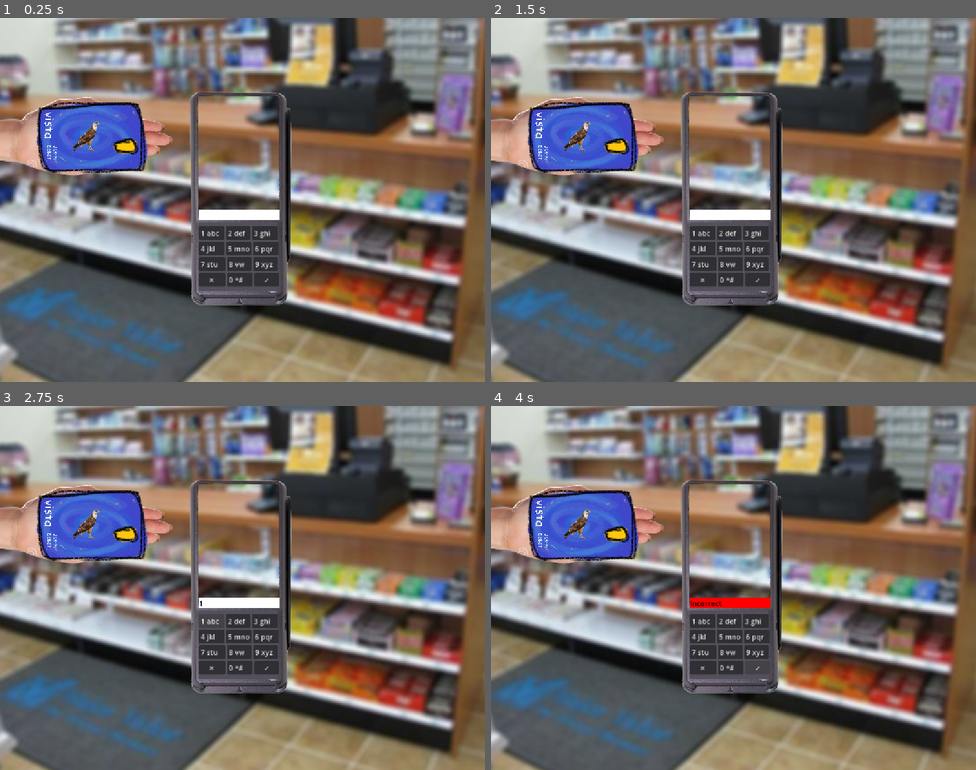
Above: before the commit, frames 1-4 (two rows, left to right).
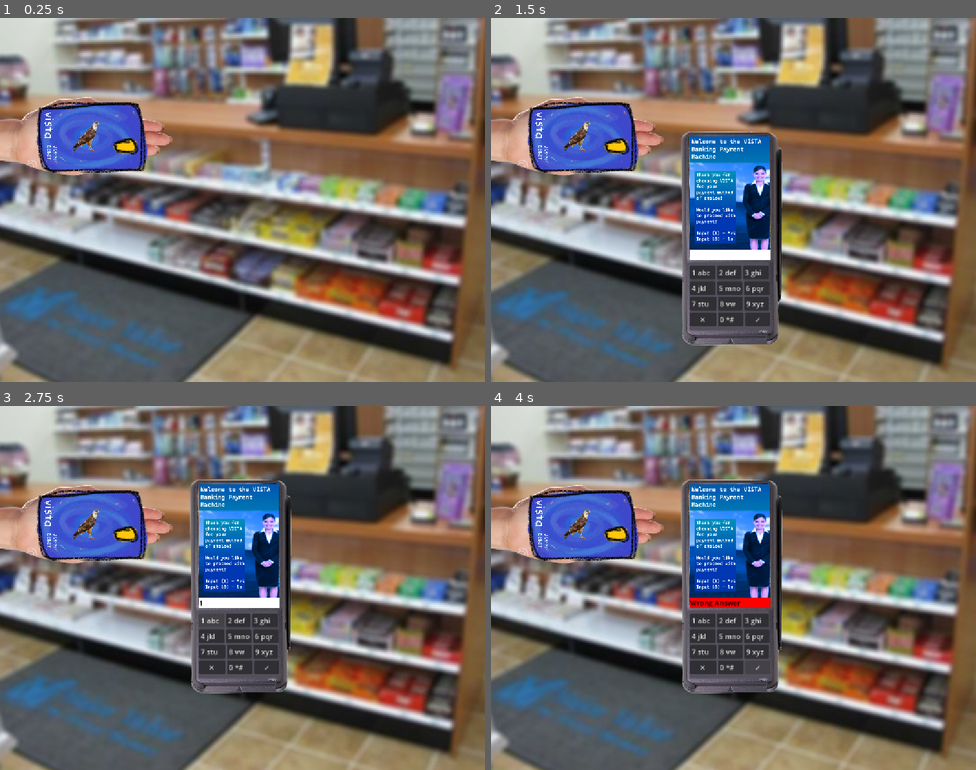
Above: after the commit, the same moments.

Repository: SkidadleSkidoodl/hackathon-malfunction-project
Game: Godot game, scene res://scenes/game.tscn
Same seed, same stepped clock (60 frames per second), same inputs: the game is played once before the commit and once after it.
Inputs (mouse positions are in pixels of both pictures, inside the frame that each line leads up to):
- Up to frame 1 (0.25 s): no input
- Up to frame 2 (1.5 s): click (539, 134) at 0.5 s; click (689, 221) at 1.27 s
- Up to frame 3 (2.75 s): click "1 abc" at 2 s
- Up to frame 4 (4 s): click "0 *#" at 2.75 s; click "✓" at 3.5 s

The runs differ from the first frame. In frame 1, 5.9% of the frame differs, in the area x 39-61%, y 20-79%; in frame 2, 9.5%, in the area x 39-61%, y 20-90%; in frame 3, 5.6%; in frame 4, 5.7%.

Commit message:
finished

Diff:
--- a/scenes/card_reader.tscn
+++ b/scenes/card_reader.tscn
@@ -3,6 +3,48 @@
 [ext_resource type="Texture2D" uid="uid://vn22ihblrxw" path="res://graphics/temp graphics/card reader trans.png" id="1_prywy"]
 [ext_resource type="Script" uid="uid://dwk1g13tllyi3" path="res://scenes/keypad.gd" id="2_35ejc"]
 [ext_resource type="AudioStream" uid="uid://etahfyspu56l" path="res://music/button assorted 45.wav" id="3_hmpvb"]
+[ext_resource type="Texture2D" uid="uid://dnotpcbbkj4ht" path="res://graphics/temp graphics/stage_0_screen.png" id="3_seeos"]
+[ext_resource type="Texture2D" uid="uid://b0co1drahck" path="res://graphics/temp graphics/stage_1_screen.png" id="4_8fyl2"]
+[ext_resource type="Texture2D" uid="uid://bmm7281a1engm" path="res://graphics/temp graphics/stage_2_screen.png" id="5_3mgd4"]
+[ext_resource type="Texture2D" uid="uid://bb3qc2g5i663c" path="res://graphics/temp graphics/stage_3_screen.png" id="6_4b84y"]
+[ext_resource type="AudioStream" uid="uid://bbxfdi5vxq2ad" path="res://music/Windows XP Ding.wav" id="6_udbvg"]
+[ext_resource type="AudioStream" uid="uid://dh8a2qvwuatp" path="res://music/Windows XP Error.wav" id="7_3mgd4"]
+[ext_resource type="AudioStream" uid="uid://cq64x2i1gtx1o" path="res://music/Windows XP Logoff Sound.wav" id="10_l8u7v"]
+
+[sub_resource type="SpriteFrames" id="SpriteFrames_g7bqp"]
+animations = [{
+"frames": [{
+"duration": 1.0,
+"texture": ExtResource("3_seeos")
+}],
+"loop": 1,
+"name": &"stage_0",
+"speed": 5.0
+}, {
+"frames": [{
+"duration": 1.0,
+"texture": ExtResource("4_8fyl2")
+}],
+"loop": 1,
+"name": &"stage_1",
+"speed": 5.0
+}, {
+"frames": [{
+"duration": 1.0,
+"texture": ExtResource("5_3mgd4")
+}],
+"loop": 1,
+"name": &"stage_2",
+"speed": 5.0
+}, {
+"frames": [{
+"duration": 1.0,
+"texture": ExtResource("6_4b84y")
+}],
+"loop": 1,
+"name": &"stage_3",
+"speed": 5.0
+}]
 
 [sub_resource type="DrawableTexture2D" id="DrawableTexture2D_g7bqp"]
 
@@ -21,6 +63,12 @@
 offset_right = 40.0
 offset_bottom = 55.0
 script = ExtResource("2_35ejc")
+
+[node name="screen" type="AnimatedSprite2D" parent="Control" unique_id=1490196820]
+position = Vector2(-8.500003, -119.41667)
+scale = Vector2(0.50277776, 0.5241497)
+sprite_frames = SubResource("SpriteFrames_g7bqp")
+animation = &"stage_3"
 
 [node name="square" type="Sprite2D" parent="Control" unique_id=675379328]
 position = Vector2(-8, 18.999973)
@@ -123,6 +171,15 @@
 [node name="button_press_sfx" type="AudioStreamPlayer2D" parent="Control" unique_id=629496537]
 stream = ExtResource("3_hmpvb")
 
+[node name="ding_sfx" type="AudioStreamPlayer2D" parent="Control" unique_id=2047043062]
+stream = ExtResource("6_udbvg")
+
+[node name="error_sfx" type="AudioStreamPlayer2D" parent="Control" unique_id=811146443]
+stream = ExtResource("7_3mgd4")
+
+[node name="logoff_sfx" type="AudioStreamPlayer2D" parent="Control" unique_id=438373214]
+stream = ExtResource("10_l8u7v")
+
 [connection signal="pressed" from="Control/VBoxContainer/Row 5/1" to="Control" method="_on_1_pressed"]
 [connection signal="pressed" from="Control/VBoxContainer/Row 5/2" to="Control" method="_on_2_pressed"]
 [connection signal="pressed" from="Control/VBoxContainer/Row 5/3" to="Control" method="_on_3_pressed"]
--- a/scenes/game.tscn
+++ b/scenes/game.tscn
@@ -6,6 +6,7 @@
 [ext_resource type="PackedScene" uid="uid://cqxqhnf6vi5xn" path="res://scenes/card_reader.tscn" id="4_p57ef"]
 [ext_resource type="PackedScene" uid="uid://boq1odotwaeo7" path="res://scenes/side_hand.tscn" id="4_u5sy4"]
 [ext_resource type="AudioStream" uid="uid://cqg548akrq5fd" path="res://music/Poppy Shop Midpass.ogg" id="5_iywne"]
+[ext_resource type="AudioStream" uid="uid://c8feqiyp1yiax" path="res://music/Windows XP Startup.wav" id="7_u5sy4"]
 
 [sub_resource type="ShaderMaterial" id="ShaderMaterial_g7bqp"]
 
@@ -32,7 +33,6 @@
 position_smoothing_enabled = true
 
 [node name="card_reader" parent="." unique_id=941940067 instance=ExtResource("4_p57ef")]
-position = Vector2(0, 0)
 
 [node name="intro_timer" type="Timer" parent="." unique_id=519321109]
 
@@ -40,3 +40,6 @@
 stream = ExtResource("5_iywne")
 volume_db = -6.552
 autoplay = true
+
+[node name="startup_sfx" type="AudioStreamPlayer2D" parent="." unique_id=1548225345]
+stream = ExtResource("7_u5sy4")
--- a/scenes/hand_of_god.gd
+++ b/scenes/hand_of_god.gd
@@ -1,4 +1,7 @@
 extends AnimatedSprite2D
+
+@onready var woosh_sfx: AudioStreamPlayer2D = $woosh_sfx
+
 
 func _ready():
 	animation = "front"
@@ -7,6 +10,11 @@
 
 func _on_flip_hand_button_up() -> void:
 	animation = "front"
+	woosh_sfx.pitch_scale = randf_range(-1, 2)
+	woosh_sfx.play()
+
 
 func _on_flip_hand_button_down() -> void:
 	animation = "back"
+	woosh_sfx.pitch_scale = randf_range(-1, 2)
+	woosh_sfx.play()
--- a/scenes/intro.gd
+++ b/scenes/intro.gd
@@ -2,18 +2,24 @@
 
 var card_pos: float = 1000
 var intro_speed: float = 16
+@onready var startup_sfx: AudioStreamPlayer2D = $startup_sfx
 
 
+func _ready() -> void:
+	startup_sfx.play()
+
 func _process(delta: float) -> void:
-	if ($card_reader.position.y >= 500 || $card_reader.position.y <= 1000):
+	$card_reader.position.y = card_pos
+
+	if ($card_reader.position.y >= 500 && $card_reader.position.y <= 1000):
 		intro_speed = 16
-	elif ($card_reader.position.y >= 250 || $card_reader.position.y <= 499):
+	elif ($card_reader.position.y >= 250 && $card_reader.position.y <= 499):
 		intro_speed = 10
-	elif ($card_reader.position.y >= 100 || $card_reader.position.y <= 249):
+	elif ($card_reader.position.y >= 100 && $card_reader.position.y <= 249):
 		intro_speed = 5
-	elif ($card_reader.position.y >= 50 || $card_reader.position.y <= 99):
+	elif ($card_reader.position.y >= 50 && $card_reader.position.y <= 99):
 		intro_speed = 3
-	elif ($card_reader.position.y >= 0 || $card_reader.position.y <= 49):
+	elif ($card_reader.position.y >= 0 && $card_reader.position.y <= 49):
 		intro_speed = 1
 
 	if ($card_reader.position.y >= 0):
--- a/scenes/keypad.gd
+++ b/scenes/keypad.gd
@@ -1,13 +1,20 @@
 extends Control
 
 var typed_text: String
-var passcode: String = "8005882300339143"
+var passcode: String = "0"
 var confirmation: int = 0
+
 @onready var button_press_sfx: AudioStreamPlayer2D = $button_press_sfx
+@onready var ding_sfx: AudioStreamPlayer2D = $ding_sfx
+@onready var error_sfx: AudioStreamPlayer2D = $error_sfx
+@onready var logoff_sfx: AudioStreamPlayer2D = $logoff_sfx
+
+
+var stage: int = 0
 
 
 var number_of_guesses: int = 0
-var guesses_allowed: int = 3
+var guesses_allowed: int = 999
 var timer = Timer.new()
 var flash = Timer.new()
 var square_is_red: bool = false
@@ -16,6 +23,17 @@
 @onready var label: RichTextLabel = $VBoxContainer/RichTextLabel
 @onready var square: Sprite2D = $square
 
+func _process(delta: float) -> void:
+	if stage == 0:
+		passcode = "1"
+		$screen.animation = "stage_0"
+	if stage == 1:
+		$screen.animation = "stage_1"
+	if stage == 2:
+		$screen.animation = "stage_2"
+		passcode = "8005882300339143"
+	if stage == 3:
+		$screen.animation = "stage_3"
 
 func _ready() -> void:
 	timer.autostart = false
@@ -112,14 +130,29 @@
 	button_press_sfx.play()
 	if number_of_guesses < guesses_allowed:
 		if typed_text == passcode:
+			ding_sfx.play()
+			if stage == 2:
+				passcode = "8005882300339143"
+				if stage == 3:
+					logoff_sfx.play()
 			square.modulate = Color(0,1,0)
-			typed_text = "Correct"
-			label.text = typed_text
+			if stage == 0 || stage == 1:
+				typed_text = "Proceeding"
+				label.text = typed_text
+			else:
+				typed_text = "Correct"
+				label.text = typed_text
 			timer.start(0.5)
+			stage += 1
 		elif typed_text != passcode:
+			error_sfx.play()
 			square.modulate = Color(1,0,0)
-			typed_text = "Incorrect"
-			label.text = typed_text
+			if stage == 0 || stage == 1:
+				typed_text = "Wrong Answer"
+				label.text = typed_text
+			else:
+				typed_text = "Incorrect"
+				label.text = typed_text
 			timer.start(0.5)
 	else:
 		buttons_enabled = false
--- a/scenes/side_hand.tscn
+++ b/scenes/side_hand.tscn
@@ -3,6 +3,7 @@
 [ext_resource type="Texture2D" uid="uid://ivfbam8bmfxs" path="res://graphics/temp graphics/card hand but better back.png" id="1_atgm6"]
 [ext_resource type="Texture2D" uid="uid://bumrl4vctkfwd" path="res://graphics/temp graphics/card hand but better.png" id="2_mygw6"]
 [ext_resource type="Script" uid="uid://bh05yu7qe0m5k" path="res://scenes/hand_of_god.gd" id="3_mygw6"]
+[ext_resource type="AudioStream" uid="uid://ei1776gfodkb" path="res://music/woosh 5.wav" id="4_7rv7y"]
 
 [sub_resource type="SpriteFrames" id="SpriteFrames_g7bqp"]
 animations = [{
@@ -29,7 +30,7 @@
 [node name="hand_of_god" type="AnimatedSprite2D" parent="." unique_id=1986054246]
 sprite_frames = SubResource("SpriteFrames_g7bqp")
 animation = &"back"
-frame_progress = 0.3268633
+frame_progress = 0.6021556
 script = ExtResource("3_mygw6")
 
 [node name="flip_hand" type="Button" parent="hand_of_god" unique_id=1111098485]
@@ -45,5 +46,8 @@
 action_mode = 0
 flat = true
 
+[node name="woosh_sfx" type="AudioStreamPlayer2D" parent="hand_of_god" unique_id=308557750]
+stream = ExtResource("4_7rv7y")
+
 [connection signal="button_down" from="hand_of_god/flip_hand" to="." method="_on_flip_hand_button_down"]
 [connection signal="button_up" from="hand_of_god/flip_hand" to="." method="_on_flip_hand_button_up"]
Not shown, added: export_presets.cfg
Binary file added: graphics/temp graphics/1000_F_553887180_izq4lBt0fAFizDQbTbl9BGTb8yciylJN.jpg
Not shown, added: graphics/temp graphics/1000_F_553887180_izq4lBt0fAFizDQbTbl9BGTb8yciylJN.jpg.import
Binary file added: graphics/temp graphics/1000_F_553887180_izq4lBt0fAFizDQbTbl9BGTb8yciylJN.png
Not shown, added: graphics/temp graphics/1000_F_553887180_izq4lBt0fAFizDQbTbl9BGTb8yciylJN.png.import
Binary file added: graphics/temp graphics/stage_0_screen.png
Not shown, added: graphics/temp graphics/stage_0_screen.png.import
Binary file added: graphics/temp graphics/stage_1_screen.png
Not shown, added: graphics/temp graphics/stage_1_screen.png.import
Binary file added: graphics/temp graphics/stage_2_screen.png
Not shown, added: graphics/temp graphics/stage_2_screen.png.import
Binary file added: graphics/temp graphics/stage_3_screen.png
(and 13 more such lines)
